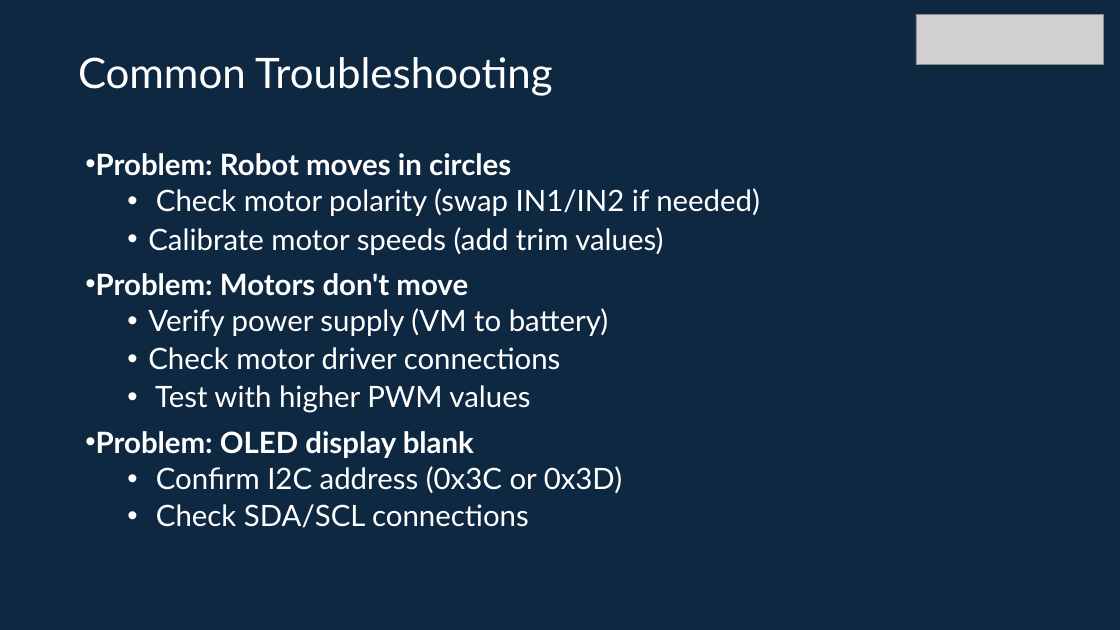
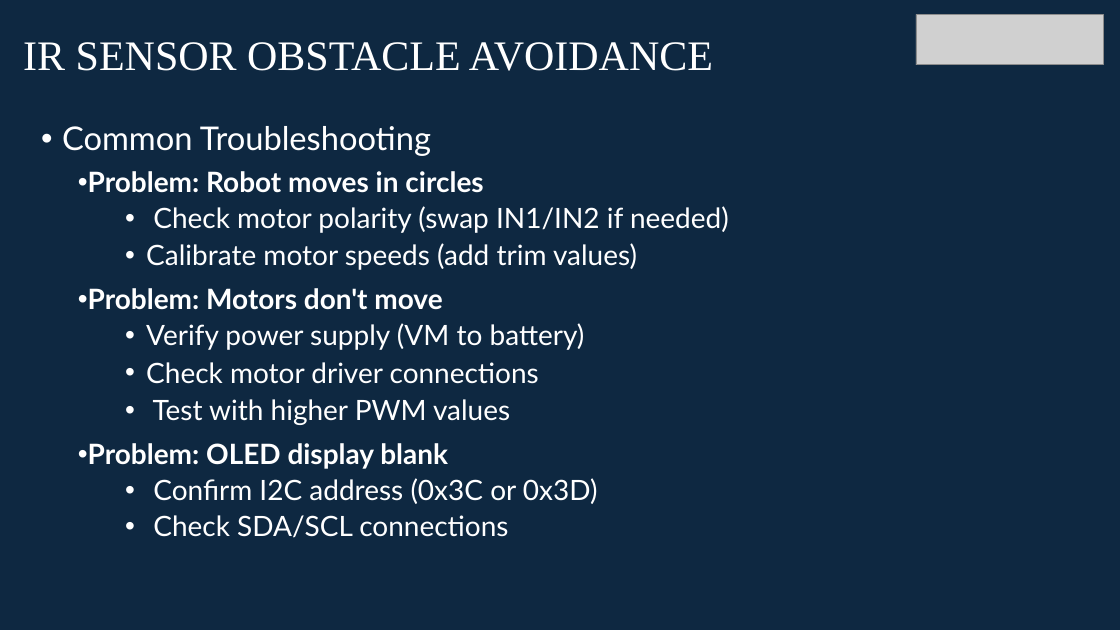
Before and after one commit to info-zas/zas-robotics-car-1-sensors, a slide deck: slide 17 of 01_FoundationProjects/05_Car_1_Infrared_ObstacleAvoidance/05_Car_1_Infrared_ObstacleAvoidance.pptx. Drawn at 1120x630 pixels with LibreOffice and Linux fonts; fonts in the diff are those of the drawing; grey boxes stand for pictures. Boxes give left, top, right and bottom in pixels: in the first picture for what was removed or moved away, otherwise in the second. Text is boxed around its words. In the diff, an @@ line names an element or a change of style, - is before the commit and + after.

Commit message:
ppt update

```diff
--- a/01_FoundationProjects/05_Car_1_Infrared_ObstacleAvoidance/05_Car_1_Infrared_ObstacleAvoidance.pptx
+++ b/01_FoundationProjects/05_Car_1_Infrared_ObstacleAvoidance/05_Car_1_Infrared_ObstacleAvoidance.pptx
@@ title added at box(23, 42, 713, 71), 36 pt, text #FFFFFF @@
+IR SENSOR OBSTACLE AVOIDANCE
@@ title removed at box(78, 57, 552, 96) @@
-Common Troubleshooting
@@ text "Common Troubleshooting": place and size @@
-text "Common Troubleshooting" at box(96, 153, 760, 528)
+text "Common Troubleshooting" at box(62, 126, 729, 538)
@@ text at box(62, 126, 431, 156): paragraph added @@
+• Common Troubleshooting
@@ text at box(88, 171, 729, 538): size 25.2 to 24 pt; list level 1 to 2 in "Problem: Robot moves in circles"; line spacing 0.88 to 0.9; list level 2 to 3 in "Check motor polarity (swap IN1/IN2 ..."; list level 2 to 3 in "Calibrate motor speeds (add trim ..."; list level 1 to 2 in "Problem: Motors don't move"; list level 2 to 3 in "Verify power supply (VM to ..."; list level 2 to 3 in "Check motor driver connections"; list level 2 to 3 in "Test with higher PWM values"; list level 1 to 2 in "Problem: OLED display blank"; list level 2 to 3 in "Confirm I2C address (0x3C or ..."; list level 2 to 3 in "Check SDA/SCL connections" @@
```
Also in this commit, not shown: 16 other slides changed.
